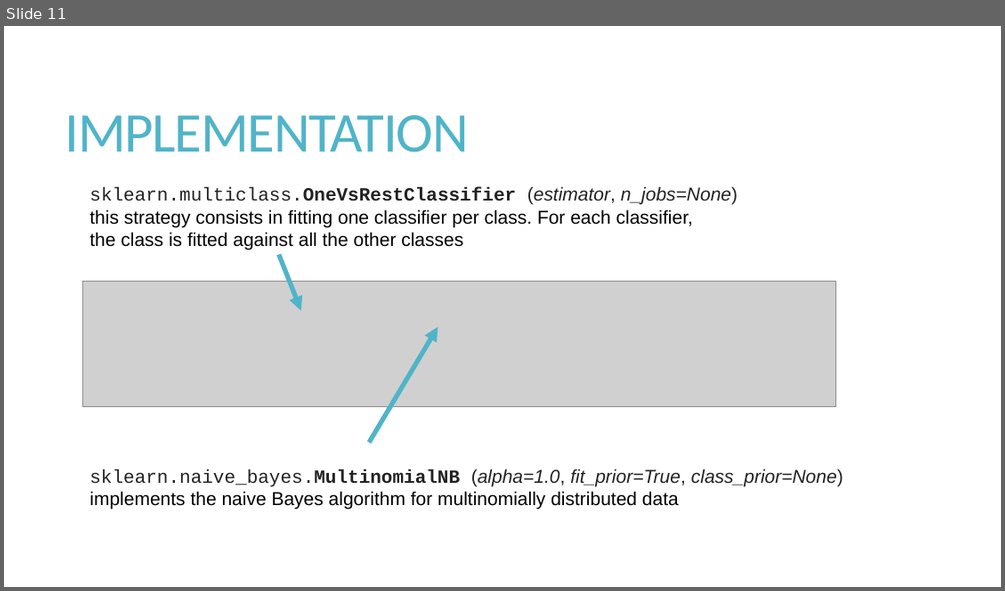
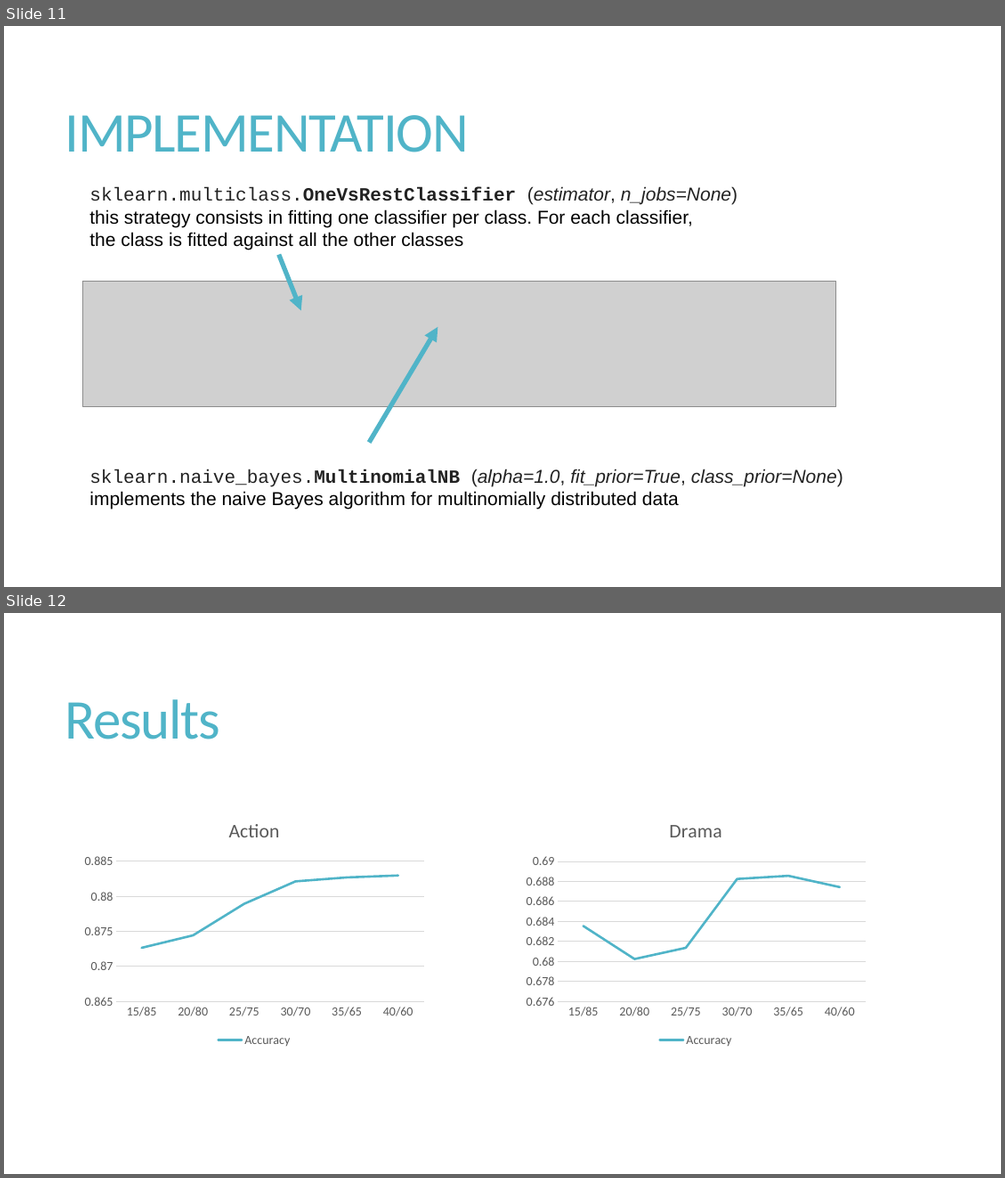
Before and after one commit to bwaszkiewicz/MoviePlots, a slide deck: Documentation/ANG/BIAI_presentation.pptx. Shown one above the other, each under a label of ours: slide 11 before the commit, slides 11 and 12 after it. The pictures are 1005x591 and 1005x1178 pixels, drawn with LibreOffice and Linux fonts; fonts in the diff are those of the drawing; grey boxes stand for pictures. Boxes give left, top, right and bottom in pixels: in the first picture for what was removed or moved away, otherwise in the second. Text is boxed around its words. In the diff, an @@ line names an element or a change of style, - is before the commit and + after.

Commit message:
Documentation

```diff
--- a/Documentation/ANG/BIAI_presentation.pptx
+++ b/Documentation/ANG/BIAI_presentation.pptx
@@ slide 12 added at (4,613,1001,1174), background #FFFFFF @@
@@ title added at (65,699,220,739), 54 pt, text #50B4C8 @@
+Results
@@ line chart added at (77,804,430,1051) @@
+title "Action "
+categories: 15/85, 20/80, 25/75, 30/70, 35/65, 40/60
+Accuracy: 0.87, 0.87, 0.88, 0.88, 0.88, 0.88
@@ line chart added at (519,804,872,1051) @@
+title "Drama "
+categories: 15/85, 20/80, 25/75, 30/70, 35/65, 40/60
+Accuracy: 0.68, 0.68, 0.68, 0.69, 0.69, 0.69
```
